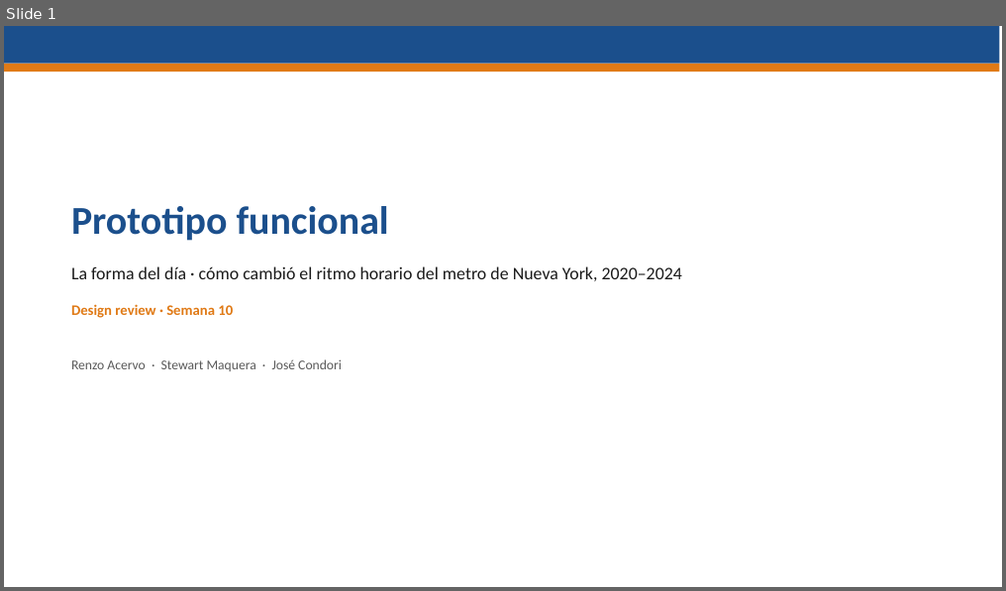
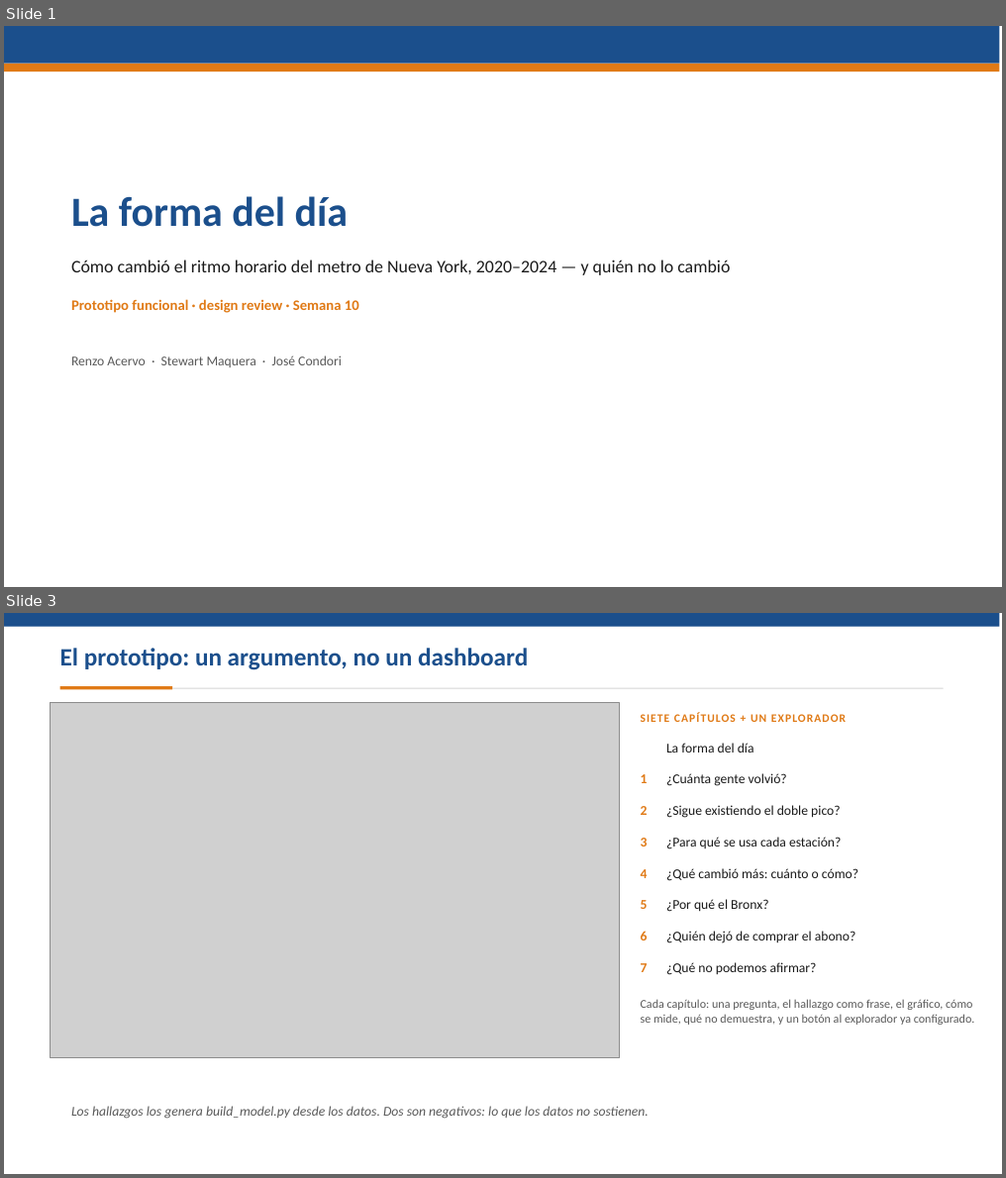
Before and after one commit to stewartmb/data-visualization-2026-2, a slide deck: deliveries/week10/PresentationWeek10.pptx. Shown one above the other, each under a label of ours: slide 1 before the commit, slides 1 and 3 after it; the slides between them are not shown. The pictures are 1006x591 and 1006x1178 pixels, drawn with LibreOffice and Linux fonts; fonts in the diff are those of the drawing; grey boxes stand for pictures. Boxes give left, top, right and bottom in pixels: in the first picture for what was removed or moved away, otherwise in the second. Text is boxed around its words. In the diff, an @@ line names an element or a change of style, - is before the commit and + after.

Commit message:
Rebuild the week 10 delivery on the narrative application
El prototipo pasa de cuatro paneles a siete capitulos guiados mas un
explorador enlazado, con tipologia de estaciones, capa de confiabilidad,
hallazgos generados desde el modelo y geografia real. Reporte, README,
presentacion, guion y capturas rehechos; preguntas de feedback nuevas.

```diff
--- a/deliveries/week10/PresentationWeek10.pptx
+++ b/deliveries/week10/PresentationWeek10.pptx
@@ slide 3 added at (4,613,1002,1174), background #FFFFFF @@
@@ rectangle added at (4,613,1000,627), fill #1B4F8C @@
@@ text added at (60,648,528,670), 24 pt, text #1B4F8C, bold @@
+El prototipo: un argumento, no un dashboard
@@ rectangle added at (60,686,172,689), fill #E07A16 @@
@@ rectangle added at (172,688,944,688), fill #D5D5D5 @@
@@ picture added at (51,703,620,1059) @@
@@ text added at (641,712,846,722), 11 pt, text #E07A16, bold @@
+SIETE CAPÍTULOS + UN EXPLORADOR
@@ text added at (666,743,754,753), 13 pt, text #1A1A1A @@
+La forma del día
@@ text added at (641,774,648,783), 13 pt, text #E07A16, bold @@
+1
@@ text added at (666,773,787,786), 13 pt, text #1A1A1A @@
+¿Cuánta gente volvió?
@@ text added at (641,806,648,815), 13 pt, text #E07A16, bold @@
+2
@@ text added at (666,805,840,818), 13 pt, text #1A1A1A @@
+¿Sigue existiendo el doble pico?
@@ text added at (641,838,648,847), 13 pt, text #E07A16, bold @@
+3
@@ text added at (666,837,841,850), 13 pt, text #1A1A1A @@
+¿Para qué se usa cada estación?
@@ text added at (641,869,648,878), 13 pt, text #E07A16, bold @@
+4
@@ text added at (666,868,858,881), 13 pt, text #1A1A1A @@
+¿Qué cambió más: cuánto o cómo?
@@ text added at (641,900,648,909), 13 pt, text #E07A16, bold @@
+5
@@ text added at (666,899,768,912), 13 pt, text #1A1A1A @@
+¿Por qué el Bronx?
@@ text added at (641,931,648,941), 13 pt, text #E07A16, bold @@
+6
@@ text added at (666,931,856,944), 13 pt, text #1A1A1A @@
+¿Quién dejó de comprar el abono?
@@ text added at (641,963,648,972), 13 pt, text #E07A16, bold @@
+7
@@ text added at (666,962,817,975), 13 pt, text #1A1A1A @@
+¿Qué no podemos afirmar?
@@ text added at (641,999,975,1025), 11.5 pt, text #5A5A5A @@
+Cada capítulo: una pregunta, el hallazgo como frase, el gráfico, cómo se mide, qué no demuestra, y un botón al explorador ya configurado.
@@ text added at (71,1106,648,1119), 13 pt, text #5A5A5A, italic @@
+Los hallazgos los genera build_model.py desde los datos. Dos son negativos: lo que los datos no sostienen.
@@ slide 1 changed as well @@
@@ text at (71,196,349,227): text changed; size 38 to 40 pt @@
-Prototipo funcional
+La forma del día
@@ text at (71,260,730,275): text changed @@
-La forma del día · cómo cambió el ritmo horario del metro de Nueva York, 2020–2024
+Cómo cambió el ritmo horario del metro de Nueva York, 2020–2024 — y quién no lo cambió
@@ text at (71,299,359,313): text changed @@
-Design review · Semana 10
+Prototipo funcional · design review · Semana 10
@@ text "Renzo Acervo · Stewart Maquera ...": place and size @@
-text "Renzo Acervo · Stewart Maquera ..." at (71,360,342,372)
+text "Renzo Acervo · Stewart Maquera ..." at (71,356,342,368)
```
Also in this commit, not shown: 1 other slide changed, 5 other slides added, 6 slides removed, 42 other files.
